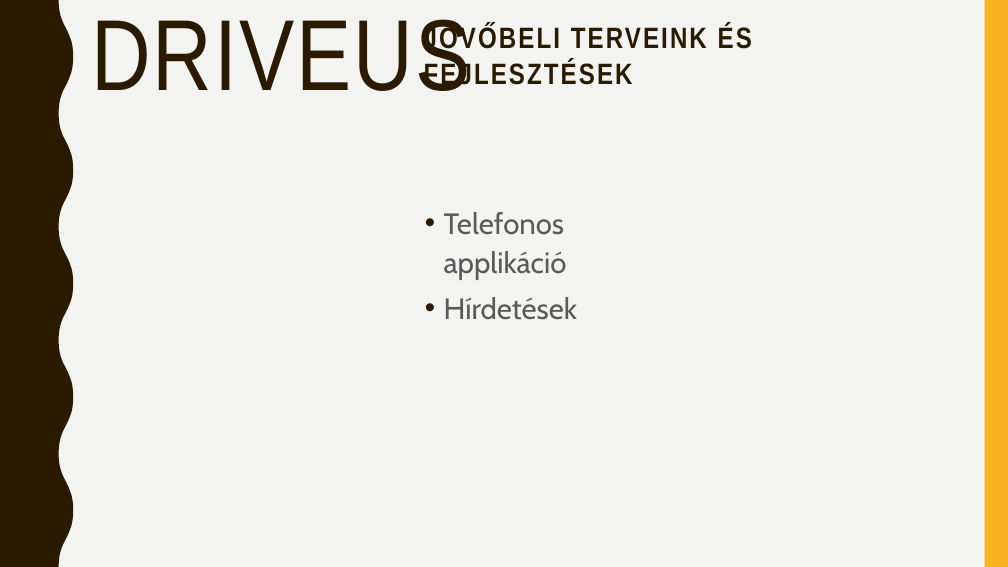
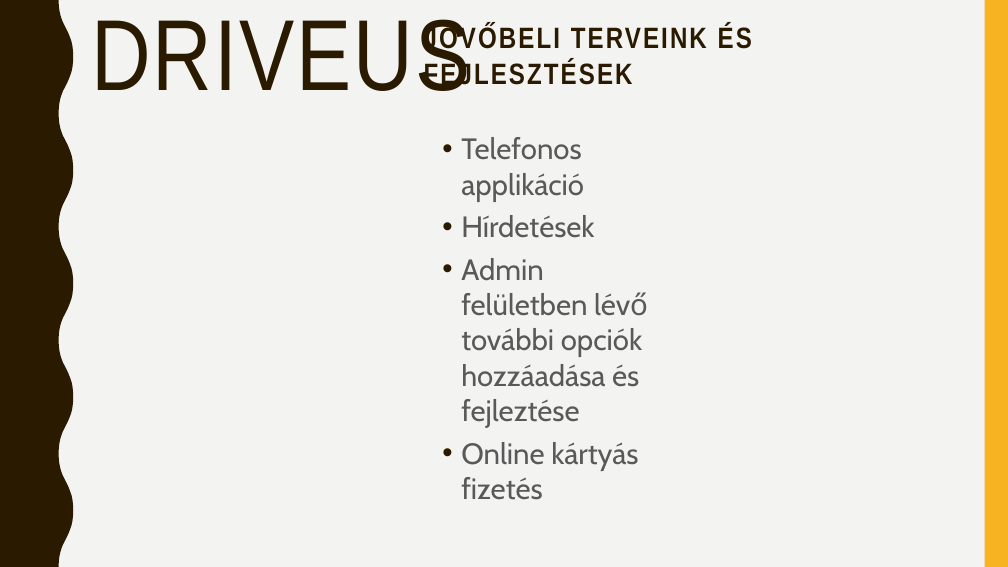
Before and after one commit to NagLau/DriveUs, a slide deck: slide 18 of dokumentacio, ppt/DriveUs.pptx (slide 19 before the commit). Drawn at 1008x567 pixels with LibreOffice and Linux fonts; fonts in the diff are those of the drawing. Boxes give left, top, right and bottom in pixels: in the first picture for what was removed or moved away, otherwise in the second. Text is boxed around its words. In the diff, an @@ line names an element or a change of style, - is before the commit and + after.

```diff
--- a/dokumentacio, ppt/DriveUs.pptx
+++ b/dokumentacio, ppt/DriveUs.pptx
@@ text "Telefonos applikáció": place and size @@
-text "Telefonos applikáció" at box(444, 212, 577, 320)
+text "Telefonos applikáció" at box(461, 137, 642, 500)
@@ text at box(461, 137, 594, 238): line spacing 1.1 to 1 @@
@@ text at box(461, 258, 642, 500): paragraphs added @@
+        • Admin felületben lévő további opciók hozzáadása és fejleztése
+        • Online kártyás fizetés
```
Also in this commit, not shown: 7 other slides changed, 2 slides removed, 1 other file.
